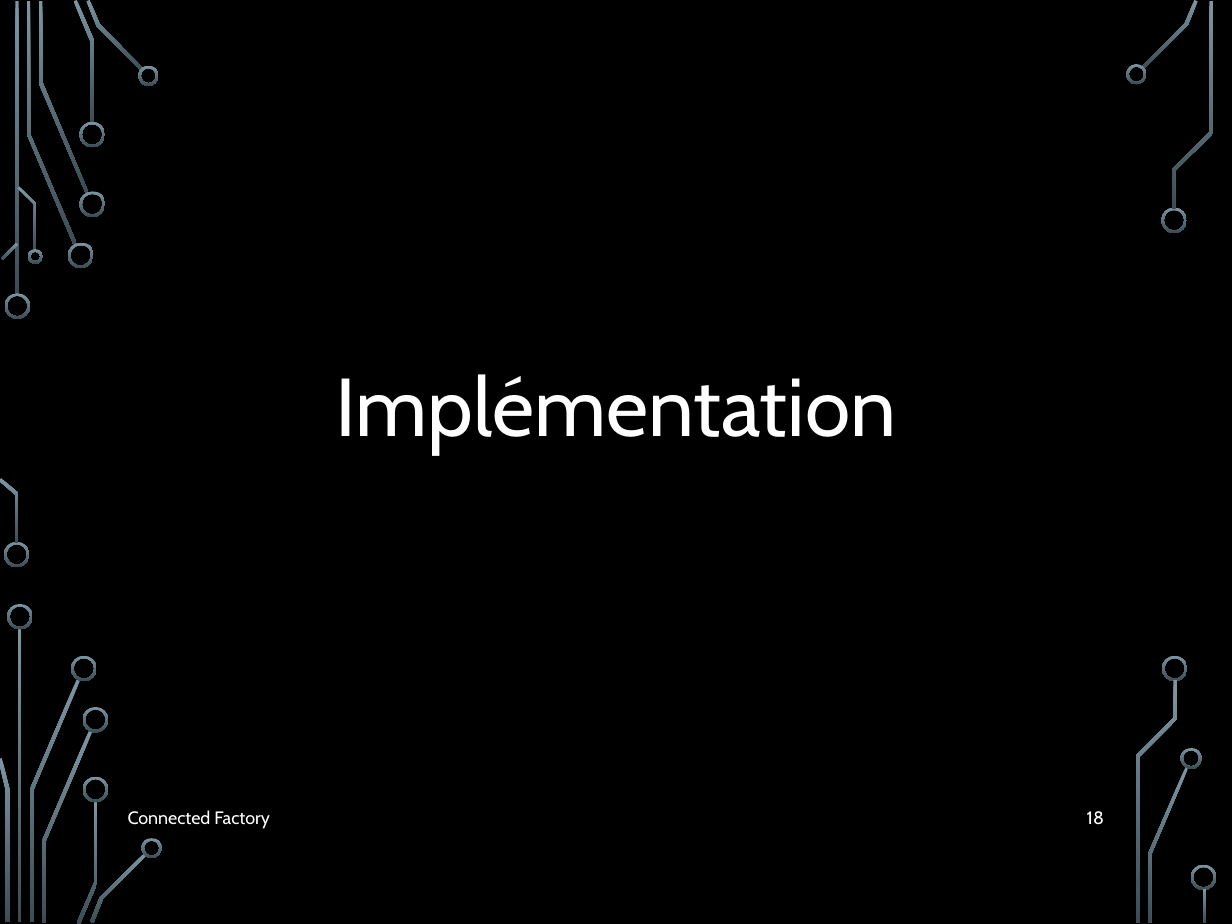
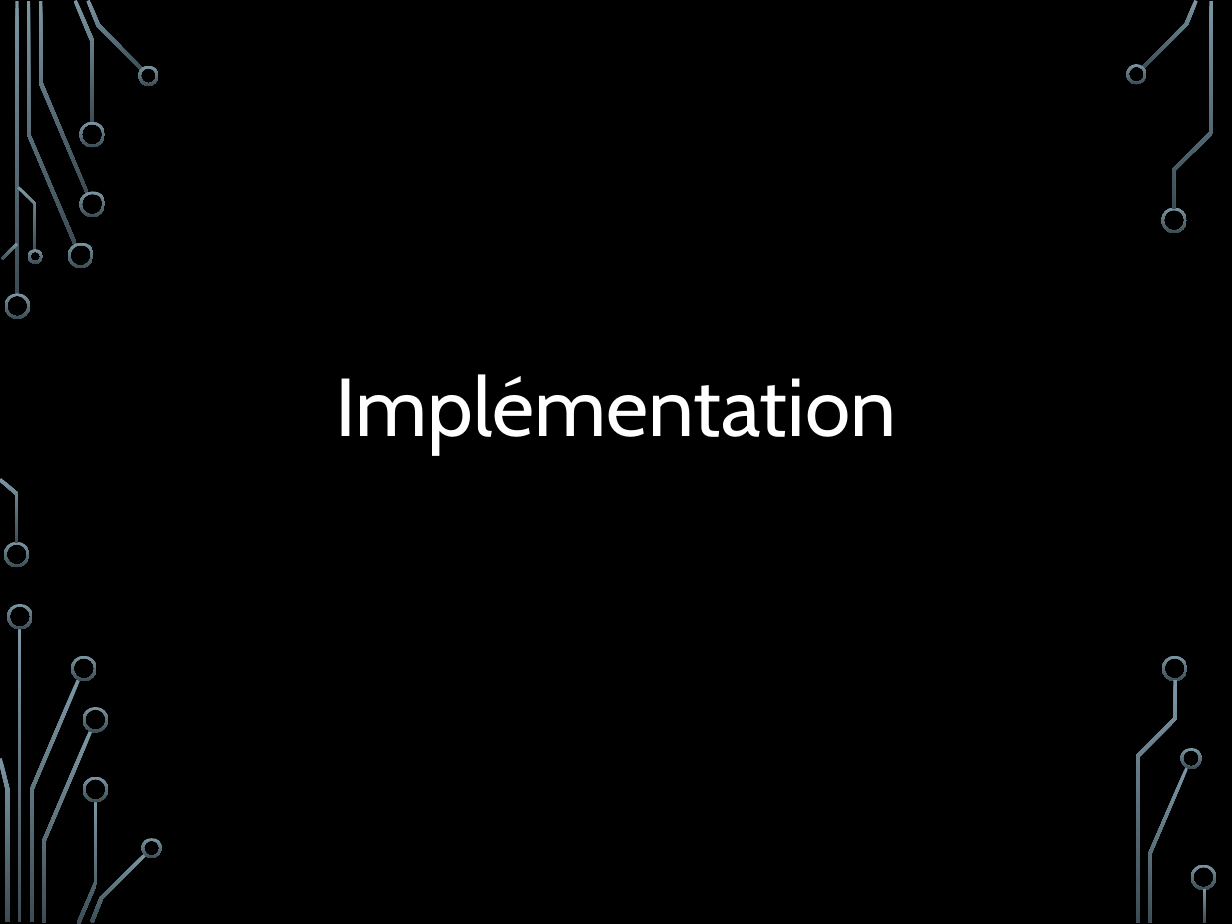
Before and after one commit to thegazou/connected-factory, a slide deck: slide 20 of Documentations/Présentation.pptx (slide 18 before the commit). Drawn at 1232x924 pixels with LibreOffice and Linux fonts; fonts in the diff are those of the drawing; background and template pictures are left out. Boxes give left, top, right and bottom in pixels: in the first picture for what was removed or moved away, otherwise in the second. Text is boxed around its words. In the diff, an @@ line names an element or a change of style, - is before the commit and + after.

```diff
--- a/Documentations/Présentation.pptx
+++ b/Documentations/Présentation.pptx
@@ text removed at (x1=128, y1=810, x2=270, y2=829) @@
-Connected Factory
@@ page number removed at (x1=1087, y1=811, x2=1104, y2=825) @@
-18
```
Also in this commit, not shown: 19 other slides changed, 9 slides added, 7 slides removed.
